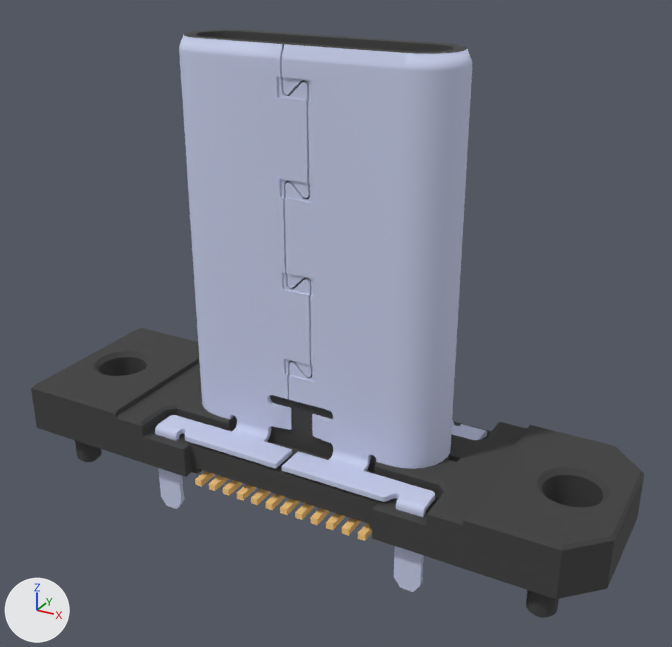
A saved change to the Blender file blender-models/usb-c-plug-vert-dx07vn24wa2c1568/USB-C_Plug_Vert_DX07VN24WA2C1568.blend.
Both versions are drawn from a 50 mm camera at (12.3, -21.4, 15.7) aimed at (0.5, 0.0, 5.0). Every picture has the same lights, and +X, +Y and +Z are marked at lower left. The older version comes first.

Objects in the first picture: 'SHAPE_9_IndexedFaceSet'.
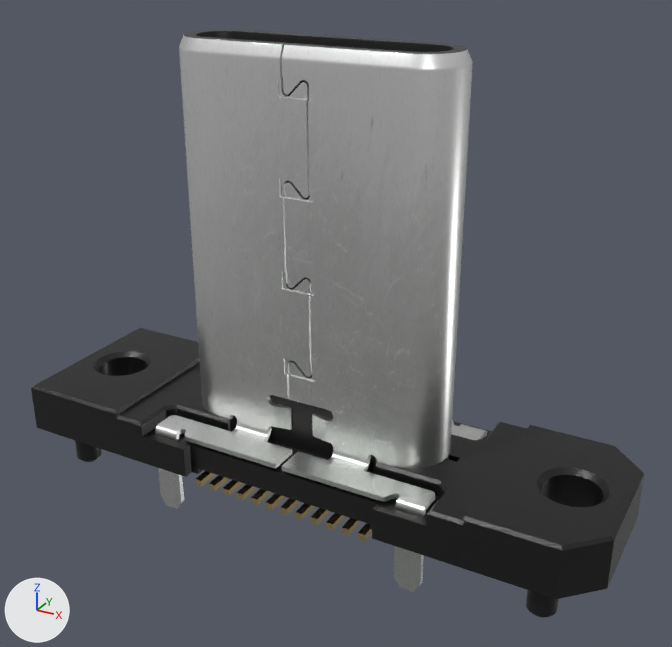
Where the change shows, as pixel boxes (x1, y1, x2, y2) in the pictures (672 x 647 px):
```json
{"part": 1, "of": "me_shape_9_indexedfaceset", "change": "reshaped", "after": [180, 30, 472, 474]}
{"part": 2, "of": "me_shape_9_indexedfaceset", "change": "recoloured", "before": [163, 54, 487, 514], "after": [163, 54, 487, 514], "on screen": "pale blue to grey"}
{"part": 3, "of": "me_shape_9_indexedfaceset", "change": "recoloured", "before": [35, 328, 641, 599], "after": [35, 328, 641, 599], "on screen": "darker"}
```

Scene script edits in JSON lines:
```json
{"op": "add", "block": "img_texturescom_metalbare0086_1_s_jpg_001", "code": ["img_texturescom_metalbare0086_1_s_jpg_001 = load_image('TexturesCom_MetalBare0086_1_S.jpg.001', '_unpacked/TexturesCom_MetalBare0086_1_S.jpg', 1024, 540, 'sRGB')"]}
{"op": "add", "block": "mat_metal_connector", "code": ["mat_metal_connector = bpy.data.materials.new('metal_connector')", "# colours: cyan #84b8c6, greyish cyan #6e8588, light grey #bec3bc, white #ffffff", "# uses the picture img_texturescom_metalbare0086_1_s_jpg_001"]}
{"op": "add", "block": "mat_plastic_chip", "code": ["mat_plastic_chip = bpy.data.materials.new('plastic_chip')", "# nodes: BsdfPrincipled, Bump, OutputMaterial, TexNoise", "# colours: black #181818"]}
{"op": "add", "block": "mat_metal_goldpins_1", "code": ["mat_metal_goldpins_1 = bpy.data.materials.new('metal_goldpins_1')", "# nodes: BsdfPrincipled, Mapping, Mix, OutputMaterial, TexCoord, TexNoise, ValToRGB", "# colours: beige #fce2ac, yellow #958142, orange #c48c38"]}
{"block": "me_shape_9_indexedfaceset", "where": "# used by ob_shape_9_indexedfaceset; location = (0.0, 0.0, 0.0); rotation_euler = (1.571, 0.0, 0.0), in degrees (90, 0, 0); scale = (2.54, 2.54, 2.54)"}
{"op": "remove", "block": "me_shape_9_indexedfaceset", "code": "me_shape_9_indexedfaceset.from_pydata(...)  # 4887 vertices, 9726 faces; spans x -3.62..3.62, y -0.53..5.02, z -1.06..1.06"}
{"op": "remove", "block": "me_shape_9_indexedfaceset", "code": "me_shape_9_indexedfaceset.materials.append(mat_shape_306)  # beige #ffcf80"}
{"op": "add", "block": "me_shape_9_indexedfaceset", "code": "me_shape_9_indexedfaceset.from_pydata(...)  # 6002 vertices, 6664 faces; spans x -3.62..3.62, y -0.53..5.02, z -1.06..1.06"}
{"block": "me_shape_9_indexedfaceset", "change": "me_shape_9_indexedfaceset part 1: 5 vertices moved within x -0.35..0.35, y 0.72..1.0, z -0.41..0.41; 731 vertices added at x -1.57..1.57, y 0.1..5.02, z -0.55..0.55"}
{"block": "me_shape_9_indexedfaceset", "change": "me_shape_9_indexedfaceset part 2: 650 faces spanning x -1.75..1.75, y 0.5..4.91, z -0.94..0.94 switch from mat_shape_1 (pale blue #cad1ee) to mat_metal_connector"}
{"block": "me_shape_9_indexedfaceset", "change": "me_shape_9_indexedfaceset part 3: 506 faces spanning x -3.62..3.62, y -0.33..4.92, z -1.06..1.06 switch from mat_shape_834 (dark grey #404040) to mat_plastic_chip"}
{"block": "me_shape_9_indexedfaceset", "change": "me_shape_9_indexedfaceset part 4: the surface is now shaded flat"}
{"block": "me_shape_9_indexedfaceset", "change": "other edits to the shape of me_shape_9_indexedfaceset do not show in these pictures"}
{"op": "add", "block": "me_shape_9_indexedfaceset", "code": "me_shape_9_indexedfaceset.materials.append(mat_metal_goldpins_1)"}
```
